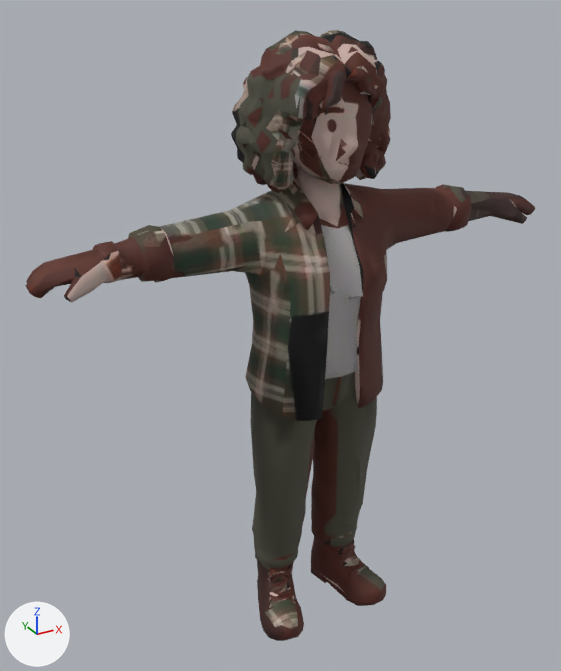
Renders of the glTF model public/models/people/plaid-shirt.glb from each side of a commit.
The view is the same before and after, from a 50 mm lens placed at (-0.833, -1.368, 1.423), pointed at (-0.054, 0.048, 0.715). Lighting does not change. The marker at lower left points along +X, +Y and +Z. The picture after the commit comes second. Where no turn or scale is listed for an object, it has been applied to the vertices. Vertices at exactly the same position are counted once.

The first picture shows 'char1.001'.
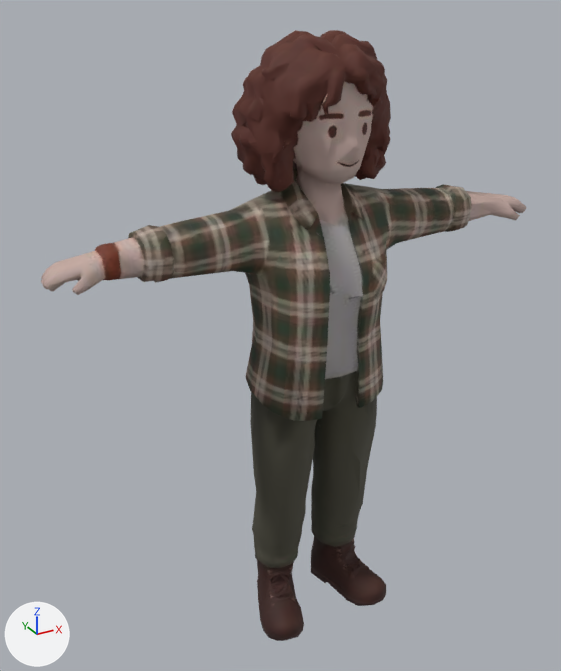
Changed parts and their boxes [x1, y1, x2, y2] in the pictures (561 x 671 px; the box of a moved part takes in the faces that stretch with it):
'char1.001', reshaped: before [25, 30, 535, 641]; after [41, 30, 526, 641]
part 1 of me_char1_003, moved or reshaped: before [25, 237, 187, 303]; after [41, 237, 187, 295]
part 2 of me_char1_003, moved or reshaped: before [466, 191, 535, 224]; after [466, 191, 526, 221]
part 3 of me_char1_003, moved or reshaped: before [303, 36, 371, 266]; after [286, 36, 371, 266]
part 4 of me_char1_003, moved or reshaped: [263, 568, 280, 600] in both
part 5 of me_char1_003, moved or reshaped: [346, 558, 360, 566] in both
part 6 of me_char1_003, surface changed: before [72, 30, 535, 639]; after [77, 30, 526, 639]

The edits, one by one:
me_char1_003 is used by ob_char1_001; location (0.0, 0.0, 0.0).
me_char1_003 had 2250 vertices, 4500 faces and spanned x -0.603..0.603, y -0.148..0.148, z 0.0..1.36.
me_char1_003 now has 2250 vertices, 4500 faces and spans x -0.575..0.579, y -0.148..0.148, z 0.0..1.36.
me_char1_003 part 1: 25 vertices moved from x -0.539..-0.435, y -0.073..0.019, z 0.927..0.996 to x -0.526..-0.436, y -0.062..0.019, z 0.935..0.994; 79 vertices removed from x -0.603..-0.339, y -0.07..0.03, z 0.923..1.007; 69 vertices added at x -0.575..-0.338, y -0.062..0.027, z 0.922..1.004.
me_char1_003 part 2: 28 vertices moved from x 0.39..0.601, y -0.074..0.024, z 0.924..0.988 to x 0.39..0.579, y -0.063..0.025, z 0.931..0.983; 37 vertices removed from x 0.395..0.603, y -0.067..0.027, z 0.931..1.011; 31 vertices added at x 0.395..0.578, y -0.057..0.019, z 0.939..1.012.
me_char1_003 part 3: 13 vertices removed from x -0.093..0.142, y -0.121..0.11, z 0.993..1.328; 26 vertices added at x -0.092..0.142, y -0.121..0.111, z 0.974..1.328.
me_char1_003 part 4: 2 vertices removed from x -0.123..-0.117, y -0.028..-0.027, z 0.09..0.117; 4 vertices added at x -0.124..-0.115, y -0.029..-0.021, z 0.091..0.118.
me_char1_003 part 5: 1 vertex removed from x 0.117, y -0.051, z 0.075; 2 vertices added at x 0.115..0.118, y -0.053..-0.049, z 0.074..0.075.
me_char1_003 part 6: 3313 kept faces spanning x -0.526..0.573, y -0.148..0.148, z 0.0..1.36 get new texture (UV) coordinates.
